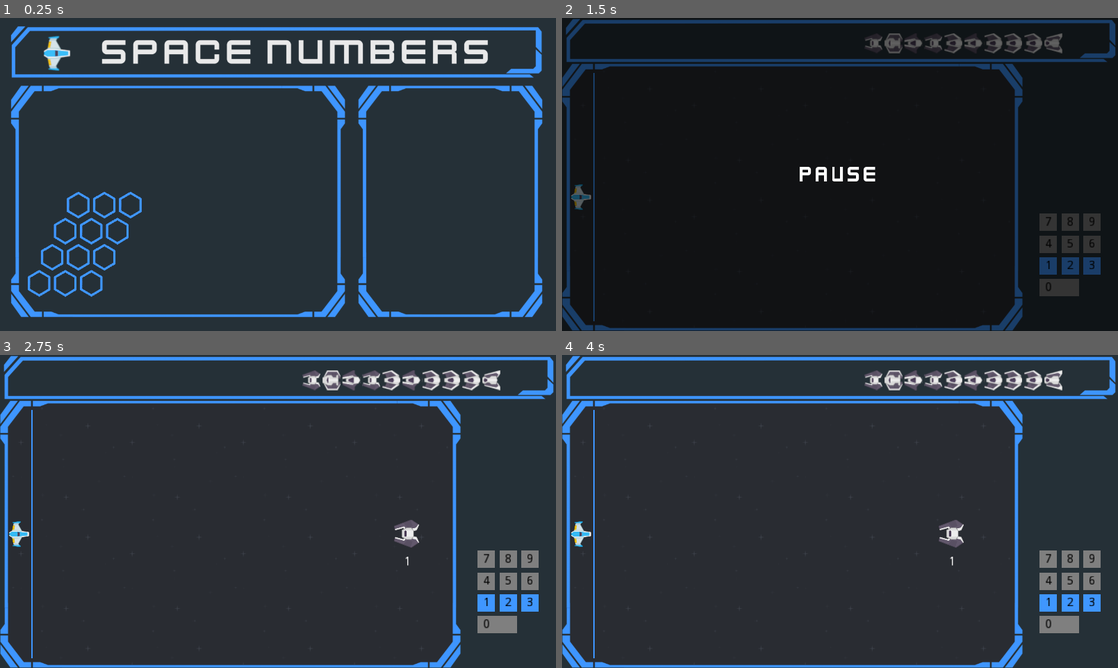
Above: before the commit, frames 1-4 (two rows, left to right).
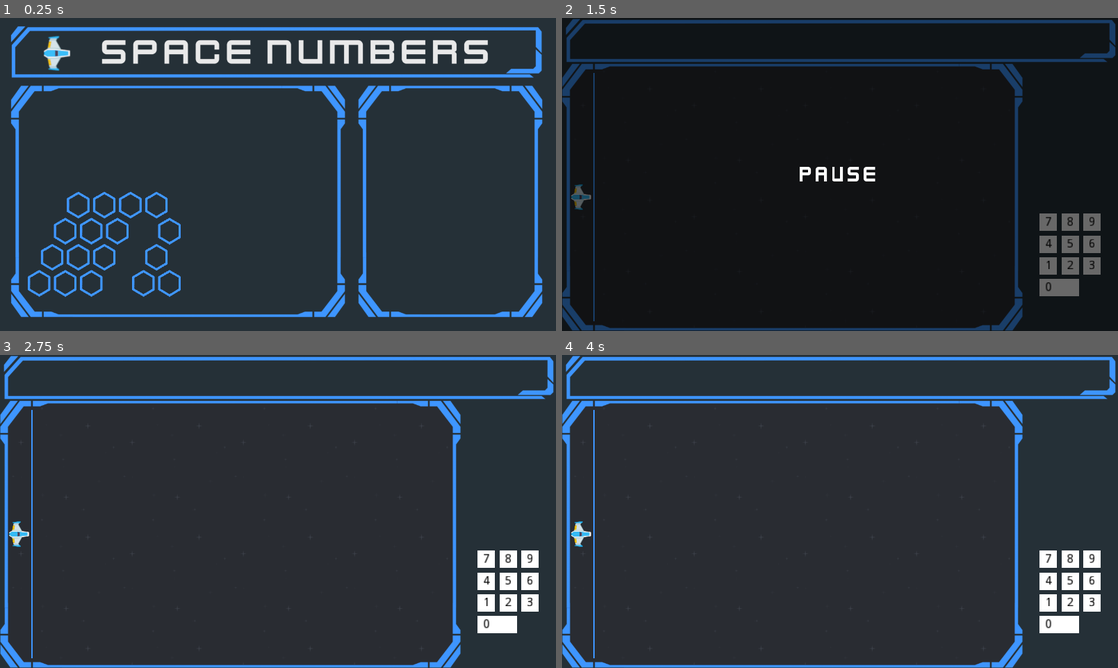
Above: after the commit, the same moments.

Repository: PKlimo/SpaceNumbers
Game: Godot game, scene res://TitleScreen.tscn
Two runs of this game, one before a commit and one after it. Both use one fixed random seed, a clock stepped at 60 frames per second and the inputs below.
Inputs (mouse positions are in pixels of both pictures, inside the frame that each line leads up to):
- Up to frame 1 (0.25 s): no input
- Up to frame 2 (1.5 s): tap Enter at 0.5 s; move the mouse to (600, 284) at 0.52 s; hold Right (ui_right) 0.53-1.28 s; click (600, 284) at 0.67 s; tap Space at 0.77, 1.25 s; move the mouse to (728, 190) at 1.27 s; hold Down (ui_down) from 1.28 s (still down)
- Up to frame 3 (2.75 s): tap Space at 1.52 s; move the mouse to (333, 442) at 2.02 s; release Down (ui_down) at 2.03 s; hold Right (ui_right) from 2.03 s (still down)
- Up to frame 4 (4 s): move the mouse to (812, 574) at 2.77 s; release Right (ui_right) at 2.78 s; hold Up (ui_up) 2.78-3.53 s; click (812, 574) at 2.92 s; tap Space at 3.02, 3.77 s; tap Enter at 3.5 s; move the mouse to (1006, 558) at 3.52 s; hold Left (ui_left) from 3.53 s (still down)

The runs differ from the first frame. In frame 1, 0.5% of the frame differs, in the area x 23-33%, y 55-90%; in frame 2, 3.0%; in frame 3, 3.7%, in the area x 54-97%, y 4-89%; in frame 4, 3.7%.
Error after the commit: Parse Error: Can't preload resource at path: res://Flotila.tscn (res://Wave.gd:5)

Commit message:
flotila
Signed-off-by: pklimo <pklimo@gmail.com>

Diff:
--- a/Enemy.gd
+++ b/Enemy.gd
@@ -17,6 +17,9 @@
 		visible = global_position.x < kon and global_position.x > zac
 		global_position.x -= speed * delta
 
+func type():
+	return "Enemy"
+
 func hit():
 	live = false
 	# TODO draw laser / line from player to current position
--- a/Level.gd
+++ b/Level.gd
@@ -2,18 +2,23 @@
 
 var lvl # index in level_def - name of node
 var level_def = {
-	"1":{"od":1, "do":3, "speed":0},
-	"2":{"od":1, "do":3, "speed":1},
-	"3":{"od":1, "do":3, "speed":2},
-	"4":{"od":4, "do":6, "speed":0},
-	"5":{"od":4, "do":6, "speed":1},
-	"6":{"od":4, "do":6, "speed":2},
-	"7":{"od":7, "do":9, "speed":0},
-	"8":{"od":7, "do":9, "speed":1},
-	"9":{"od":7, "do":9, "speed":2},
-	"10":{"od":0, "do":9, "speed":0},
-	"11":{"od":0, "do":9, "speed":1},
-	"12":{"od":0, "do":9, "speed":2}
+	"1":{"od":1, "do":3, "speed":0, "typ":"E"},
+	"2":{"od":1, "do":3, "speed":1, "typ":"E"},
+	"3":{"od":1, "do":3, "speed":2, "typ":"E"},
+	"4":{"od":4, "do":6, "speed":0, "typ":"E"},
+	"5":{"od":4, "do":6, "speed":1, "typ":"E"},
+	"6":{"od":4, "do":6, "speed":2, "typ":"E"},
+	"7":{"od":7, "do":9, "speed":0, "typ":"E"},
+	"8":{"od":7, "do":9, "speed":1, "typ":"E"},
+	"9":{"od":7, "do":9, "speed":2, "typ":"E"},
+	"10":{"od":0, "do":9, "speed":0, "typ":"E"},
+	"11":{"od":0, "do":9, "speed":1, "typ":"E"},
+	"12":{"od":0, "do":9, "speed":2, "typ":"E"},
+	"13":{"od":1, "do":3, "speed":0, "typ":"F"},
+	"14":{"od":1, "do":6, "speed":0, "typ":"F"},
+	"15":{"od":1, "do":9, "speed":0, "typ":"F"},
+	"16":{"od":1, "do":9, "speed":1, "typ":"F"},
+	"17":{"od":1, "do":9, "speed":2, "typ":"F"}
 }
 
 func _ready():
@@ -28,6 +33,7 @@
 	$Description/Keyboard.draw()
 
 	$Description/Range.text = str(level_def[str(lvl)]["od"], " - ", level_def[str(lvl)]["do"])
+	$Description/Range.visible = level_def[str(lvl)]["typ"] == "E"
 	$Description/Level.text = str("Level ", lvl)
 
 	if level_def[str(lvl)]["speed"] < 2:
--- a/Level.tscn
+++ b/Level.tscn
@@ -93,6 +93,9 @@
 margin_bottom = 40.0
 rect_scale = Vector2( 0.6, 0.6 )
 texture = ExtResource( 5 )
+__meta__ = {
+"_edit_use_anchors_": false
+}
 
 [node name="TextureRect2" type="TextureRect" parent="Description/Enemies"]
 margin_left = 70.0
--- a/TitleScreen.tscn
+++ b/TitleScreen.tscn
@@ -45,13 +45,13 @@
 position = Vector2( 240, 550 )
 
 [node name="Level_07" parent="." instance=ExtResource( 3 )]
-position = Vector2( 150, 490 )
+position = Vector2( 270, 490 )
 
 [node name="Level_08" parent="." instance=ExtResource( 3 )]
 position = Vector2( 210, 490 )
 
 [node name="Level_09" parent="." instance=ExtResource( 3 )]
-position = Vector2( 270, 490 )
+position = Vector2( 150, 490 )
 
 [node name="Level_10" parent="." instance=ExtResource( 3 )]
 position = Vector2( 180, 430 )
@@ -61,3 +61,18 @@
 
 [node name="Level_12" parent="." instance=ExtResource( 3 )]
 position = Vector2( 300, 430 )
+
+[node name="Level_13" parent="." instance=ExtResource( 3 )]
+position = Vector2( 360, 430 )
+
+[node name="Level_14" parent="." instance=ExtResource( 3 )]
+position = Vector2( 390, 490 )
+
+[node name="Level_15" parent="." instance=ExtResource( 3 )]
+position = Vector2( 360, 550 )
+
+[node name="Level_16" parent="." instance=ExtResource( 3 )]
+position = Vector2( 330, 610 )
+
+[node name="Level_17" parent="." instance=ExtResource( 3 )]
+position = Vector2( 390, 610 )
--- a/Wave.gd
+++ b/Wave.gd
@@ -2,23 +2,28 @@
 
 var sirka:int = 1024
 var Enemy = preload("res://Enemy.tscn")
+var Flotila = preload("res://Flotila.tscn")
 var level = load("res://Level.gd").new()
 # only leve definition is here - no logic, all logic goes to World
 
 var total_enemies:int = 10
 var speed:int = 0
 const speedtable = [80, 100, 130] # 100, 150, 200, rekord 400
-const roztable = [250, 200, 100] # 250, 200, 100
-var rozostup:int = 0
+const roztable = [400, 250, 200, 100] # 250, 200, 100
+var rozostup:int = 1
 var rand_od:int = 0
 var rand_do:int = 9
 var sollution = []
+var place_min:int
+var place_max:int
+var typ
 
 func _ready():
 	# print(global_env.level)
 	rand_od = level.level_def[global_env.level]["od"]
 	rand_do = level.level_def[global_env.level]["do"]
 	speed = level.level_def[global_env.level]["speed"]
+	typ = level.level_def[global_env.level]["typ"]
 
 	get_node("../../Keyboard").od = rand_od
 	get_node("../../Keyboard").do = rand_do
@@ -27,10 +32,24 @@
 	var rng = RandomNumberGenerator.new()
 	rng.randomize()
 	for i in range(total_enemies):
-		var enemy = Enemy.instance()
+		var enemy
+		if typ == "E":
+			enemy = Enemy.instance()
+		else:
+			enemy = Flotila.instance()
+
+		if enemy.name == "Flotila":
+			rozostup = 0
+			place_min = 90
+			place_max = 390
+		else:
+			rozostup = 1
+			place_min = 50
+			place_max = 450
+
 		enemy.label_string = rng.randi_range(rand_od,rand_do)
 		sollution.append(enemy.label_string)
-		enemy.global_position = Vector2(i * roztable[rozostup],(rng.randi() % 450) + 50)
+		enemy.global_position = Vector2(i * roztable[rozostup],(rng.randi() % place_max) + place_min)
 		enemy.speed = speedtable[speed]
 		add_child(enemy)
 	# print(sollution)
Not shown: 1 places in TitleScreen.tscn that only renumber resources
Not shown, changed: export_presets.cfg
